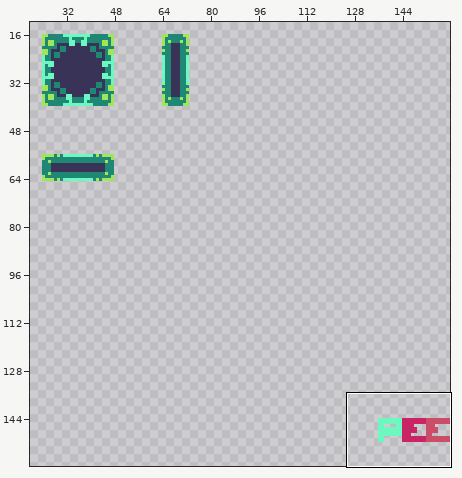
Two states of a sprite sheet, design/tileset.png. Above, an overview of the earlier version with the close-up marked.
Close-up. First the earlier version:
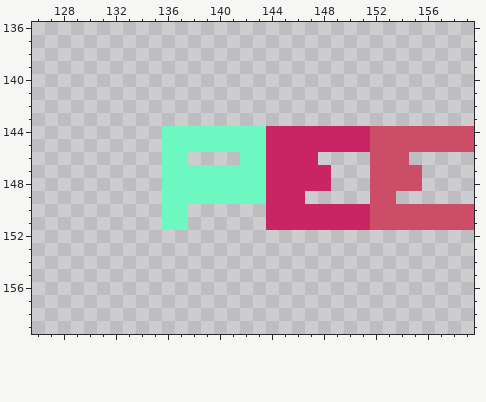
The file is 160x160 pixels. Shown: x 126..159, y 136..159. The wide view leaves out empty margins.
Now the later version:
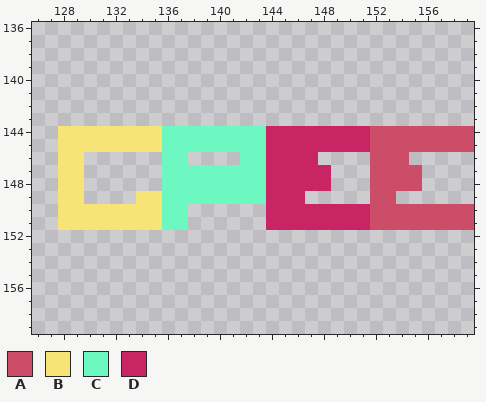
Palette (. is transparent): A #cb4d68  B #f7e476  C #6df7c1  D #c92464
Changes in this commit:
@@ x 126..137 @@
 143 ............
-144 ..........CC
-145 ..........CC
-146 ..........CC
-147 ..........CC
-148 ..........CC
-149 ..........CC
-150 ..........CC
-151 ..........CC
+144 ..BBBBBBBBCC
+145 ..BBBBBBBBCC
+146 ..BB......CC
+147 ..BB......CC
+148 ..BB......CC
+149 ..BB....BBCC
+150 ..BBBBBBBBCC
+151 ..BBBBBBBBCC
 152 ............
Boxes around the changes in both close-ups, in picture pixels (x1, y1, x2, y2):
added: (58, 126, 162, 230)
